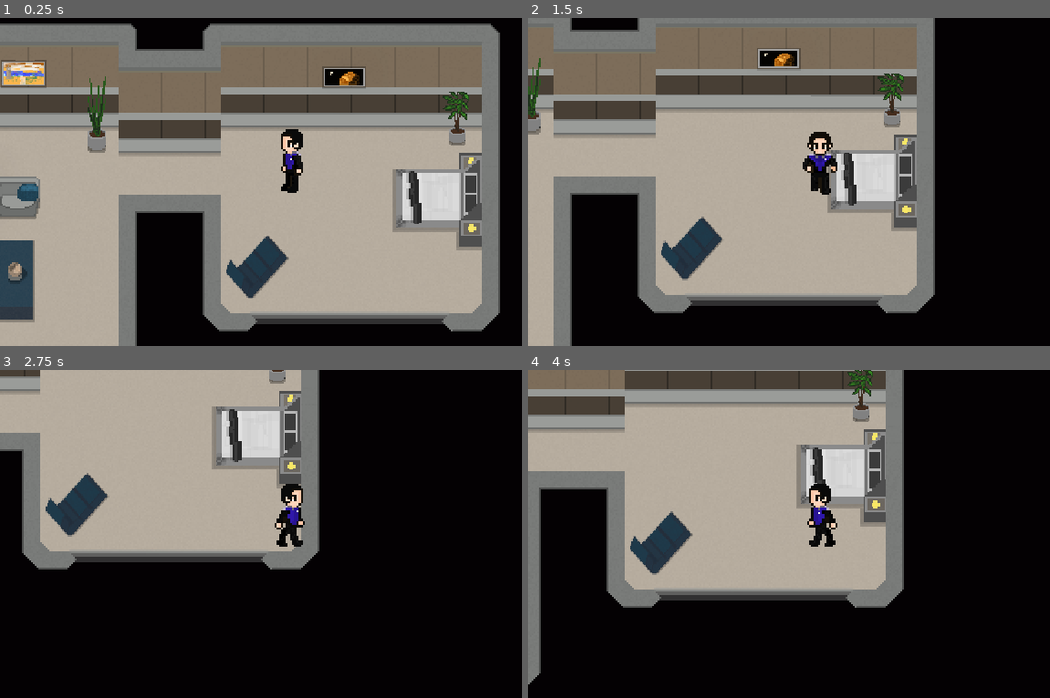
Above: before the commit, frames 1-4 (two rows, left to right).
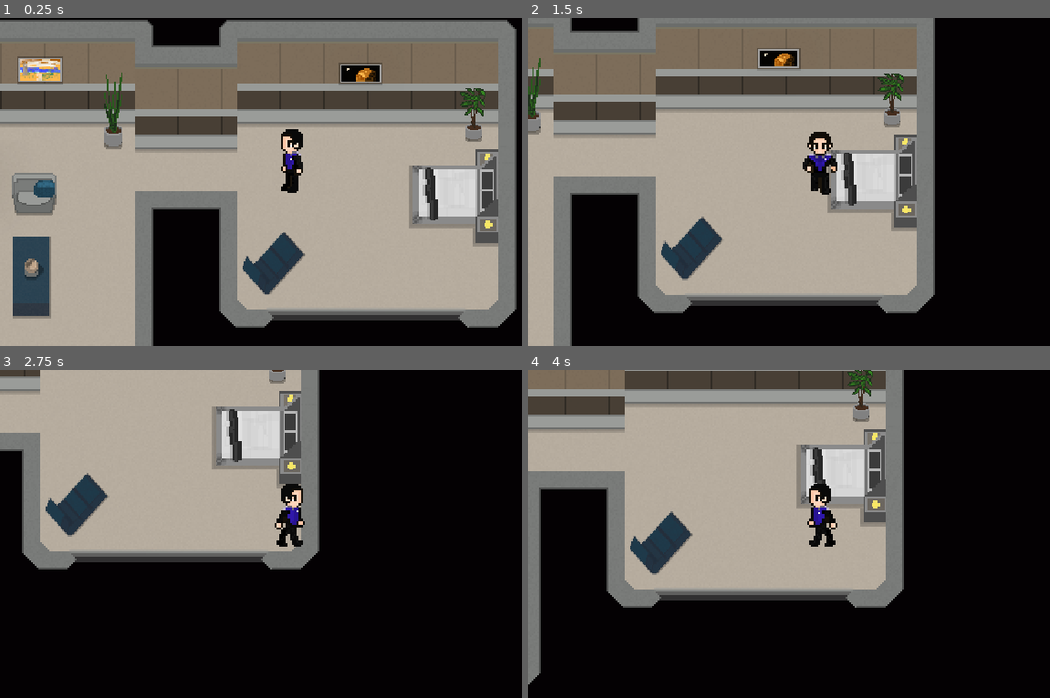
Above: after the commit, the same moments.

Repository: Elyse22/TheOrville
Game: Godot game, scene res://Scene1.tscn
Two runs of this game, one before a commit and one after it. Both use one fixed random seed, a clock stepped at 60 frames per second and the inputs below.
Inputs:
- Up to frame 1 (0.25 s): no input
- Up to frame 2 (1.5 s): tap Enter at 0.5 s; hold D (ui_right) 0.53-1.28 s; hold S (ui_down) from 1.28 s (still down)
- Up to frame 3 (2.75 s): release S (ui_down) at 2.03 s; hold D (ui_right) from 2.03 s (still down)
- Up to frame 4 (4 s): release D (ui_right) at 2.78 s; hold W (ui_up) 2.78-3.53 s; hold A (ui_left) from 3.53 s (still down)

The runs differ from the first frame. In frame 1, 32% of the frame differs, in the area x 0-99%, y 0-100%; in frame 2, 0.5%; in frame 3, less than 0.1%; in frame 4, nothing differs.

Commit message:
spawn fixed

Diff:
--- a/Orville/Character/Player.gd
+++ b/Orville/Character/Player.gd
@@ -28,5 +28,5 @@
 	velocity = move_and_slide(velocity)
 
 func _ready():
-
-	self.global_position = Global.player_initial_map_position
+	pass
+	#self.global_position = Global.player_initial_map_position
